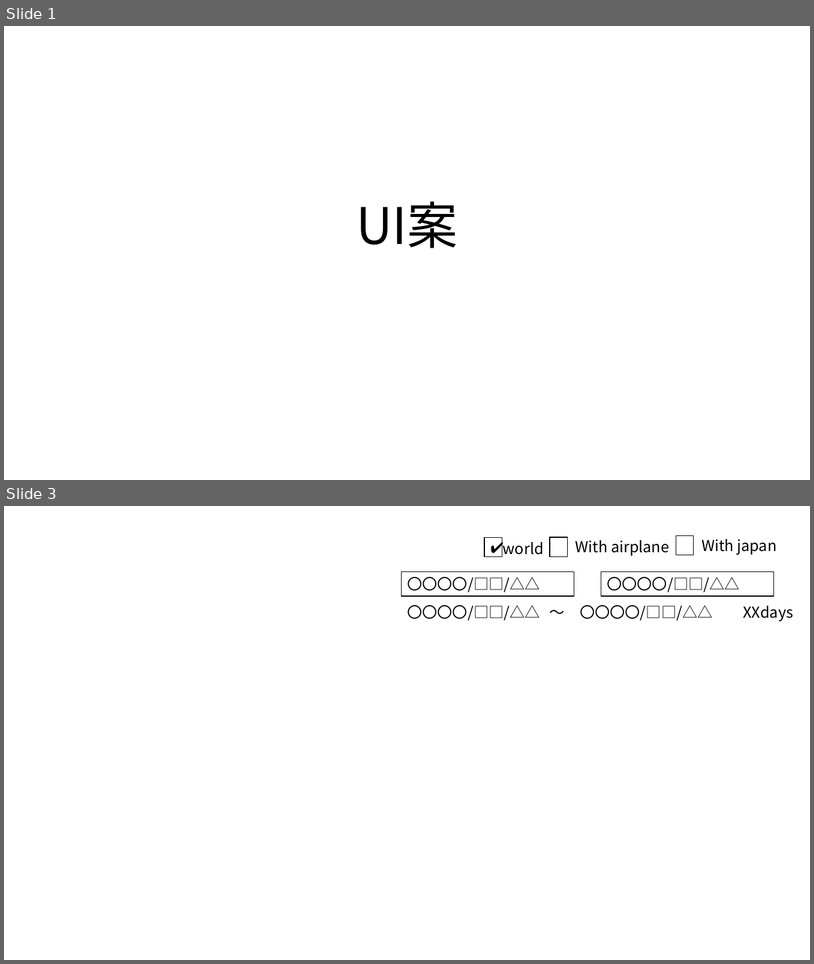
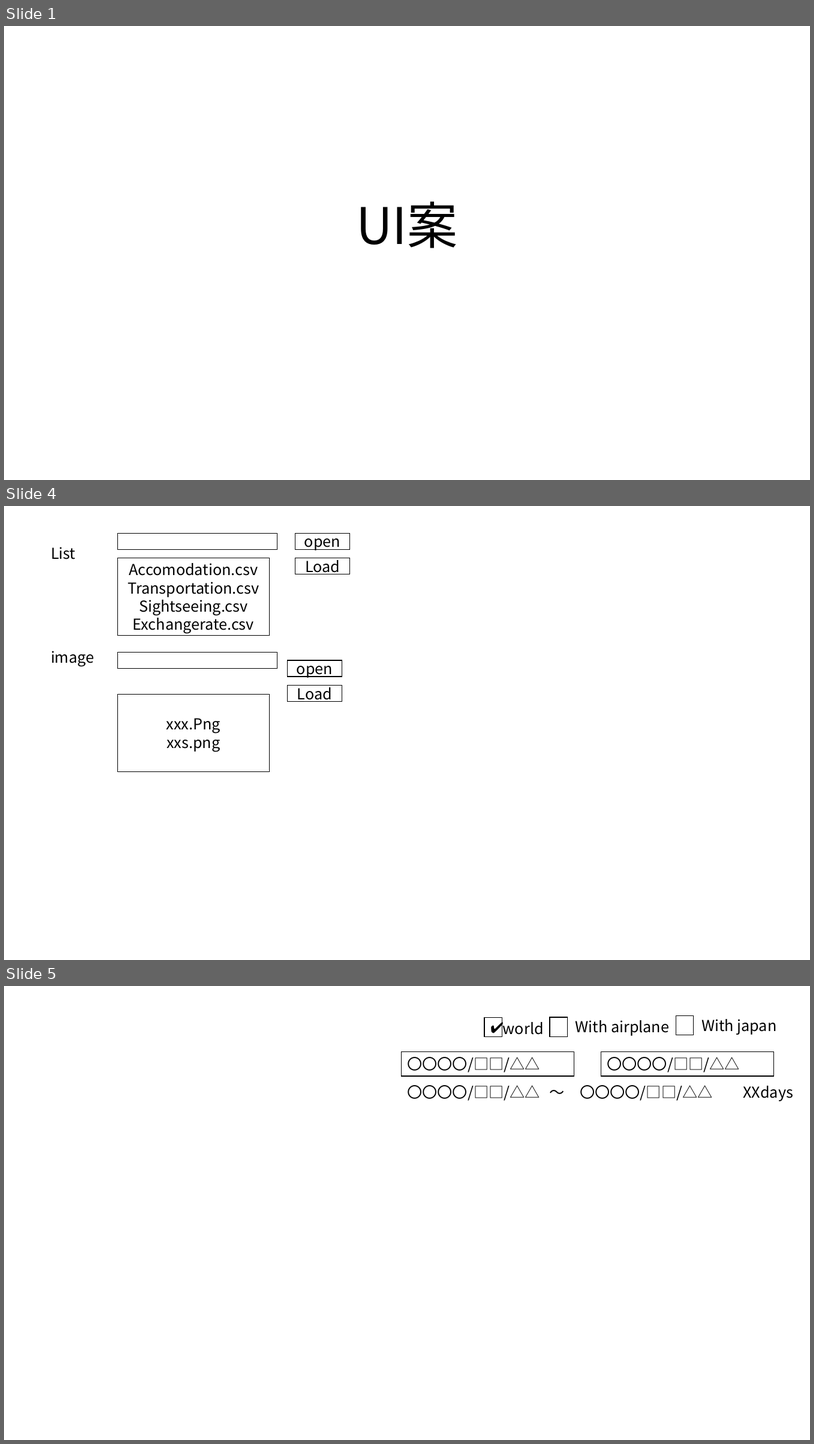
Before and after one commit to yomai-hiyashidewa/WorldTravelingLogger, a slide deck: models/UI.pptx. Shown one above the other, each under a label of ours: slides 1 and 3 before the commit, slides 1, 4 and 5 after it; the slides between them are not shown. The pictures are 814x964 and 814x1444 pixels, drawn with LibreOffice and Linux fonts; fonts in the diff are those of the drawing. Boxes give left, top, right and bottom in pixels: in the first picture for what was removed or moved away, otherwise in the second. Text is boxed around its words. In the diff, an @@ line names an element or a change of style, - is before the commit and + after.

```diff
--- a/models/UI.pptx
+++ b/models/UI.pptx
@@ slide 4 added at <box>4,506,810,960</box>, background #FFFFFF @@
@@ rectangle added at <box>118,533,278,550</box>, fill #FFFFFF, outline #000000 1 pt @@
@@ rectangle added at <box>295,533,350,550</box>, fill #FFFFFF, outline #000000 1 pt, 18 pt, text #000000 @@
+open
@@ text added at <box>51,547,75,559</box>, 18 pt, text #000000 @@
+List
@@ rectangle added at <box>118,558,270,636</box>, fill #FFFFFF, outline #000000 1 pt, 18 pt, text #000000 @@
+Accomodation.csv
+Transportation.csv
+Sightseeing.csv
+Exchangerate.csv
@@ rectangle added at <box>295,558,350,574</box>, fill #FFFFFF, outline #000000 1 pt, 18 pt, text #000000 @@
+Load
@@ text added at <box>51,651,94,666</box>, 18 pt, text #000000 @@
+image
@@ rectangle added at <box>118,652,278,669</box>, fill #FFFFFF, outline #000000 1 pt @@
@@ rectangle added at <box>288,660,343,676</box>, fill #FFFFFF, outline #000000 1 pt, 18 pt, text #000000 @@
+open
@@ rectangle added at <box>288,685,343,702</box>, fill #FFFFFF, outline #000000 1 pt, 18 pt, text #000000 @@
+Load
@@ rectangle added at <box>118,694,270,772</box>, fill #FFFFFF, outline #000000 1 pt, 18 pt, text #000000 @@
+xxx.Png
+xxs.png
@@ what was slide 3 is now slide 5 @@
```
Also in this commit, not shown: 1 slide changed, 1 other slide added, 9 other files.
